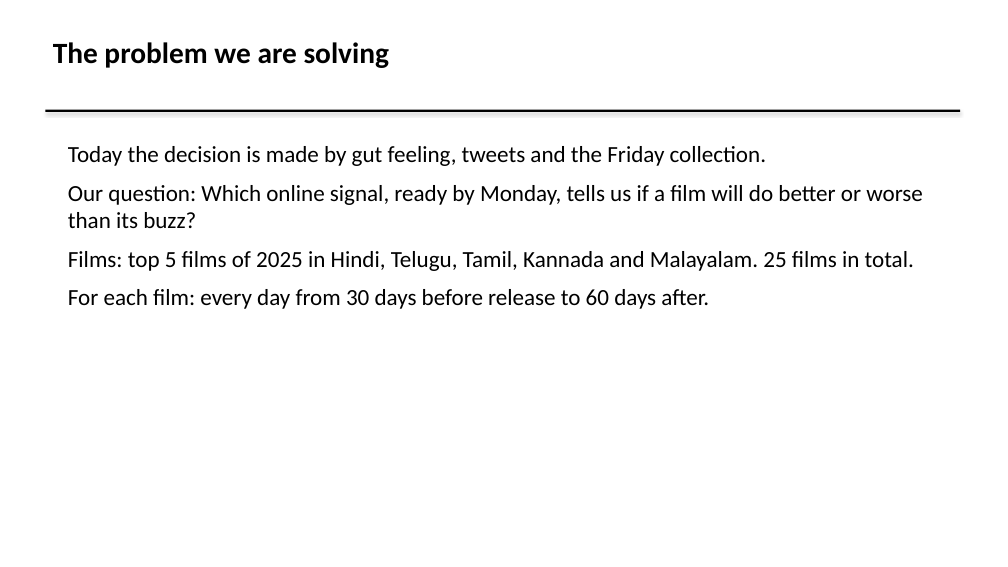
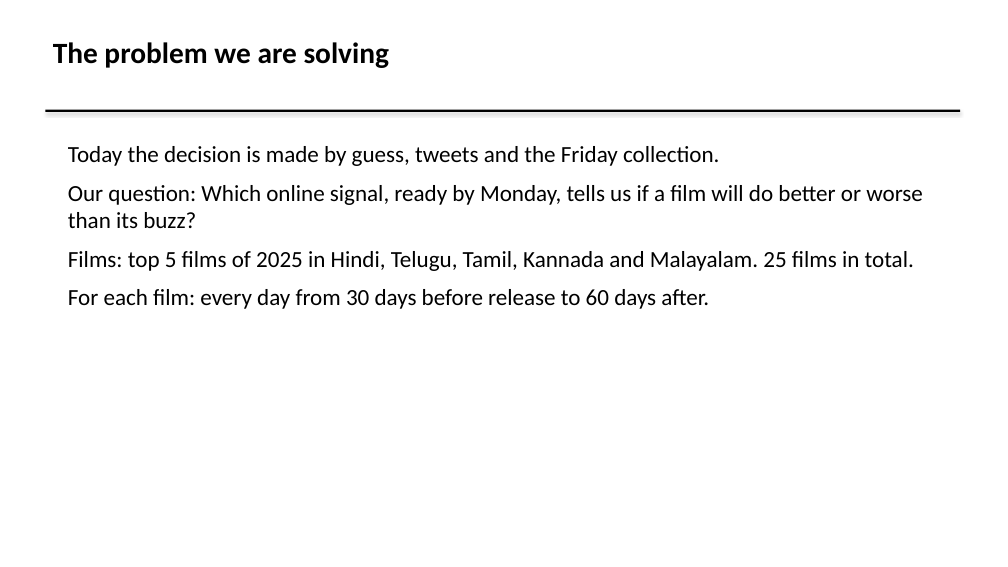
Before and after one commit to GAURI-cpu/ReleaseDayMovie, a slide deck: slide 3 of report/Release_Day_Radar_Slides.pptx. Drawn at 1008x567 pixels with LibreOffice and Linux fonts; fonts in the diff are those of the drawing. Boxes give left, top, right and bottom in pixels: in the first picture for what was removed or moved away, otherwise in the second. Text is boxed around its words. In the diff, an @@ line names an element or a change of style, - is before the commit and + after.

```diff
--- a/report/Release_Day_Radar_Slides.pptx
+++ b/report/Release_Day_Radar_Slides.pptx
@@ text at bbox=[68, 146, 719, 166]: text changed @@
-Today the decision is made by gut feeling, tweets and the Friday collection.
+Today the decision is made by guess, tweets and the Friday collection.
```
Also in this commit, not shown: 1 other slide changed, 7 other files.
